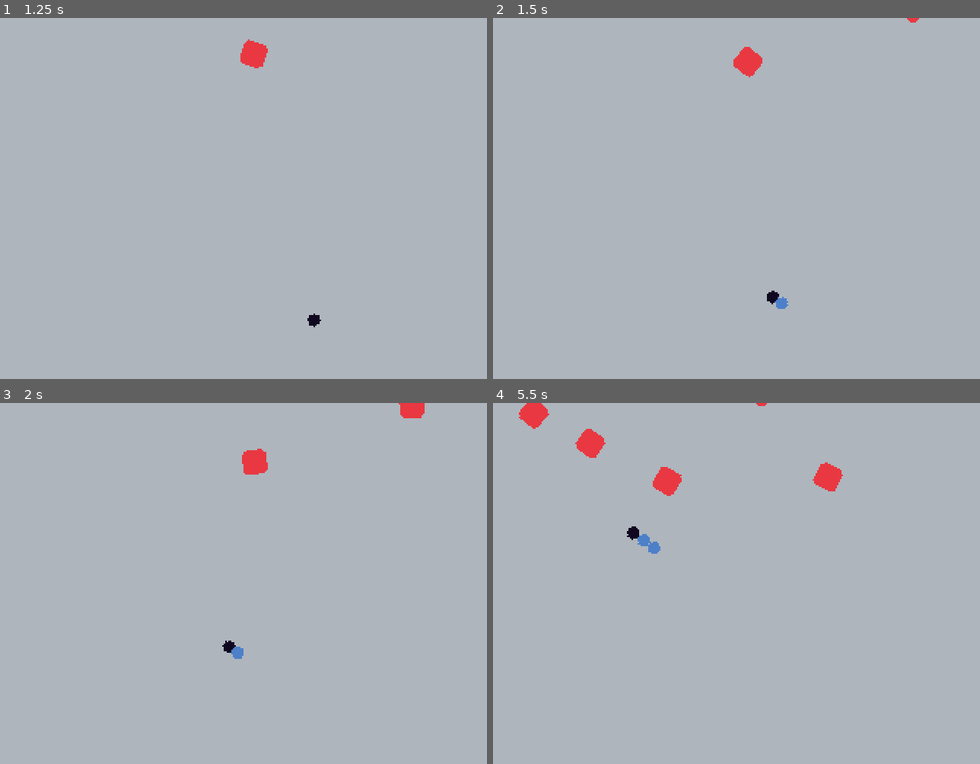
Above: before the commit, frames 1-4 (two rows, left to right).
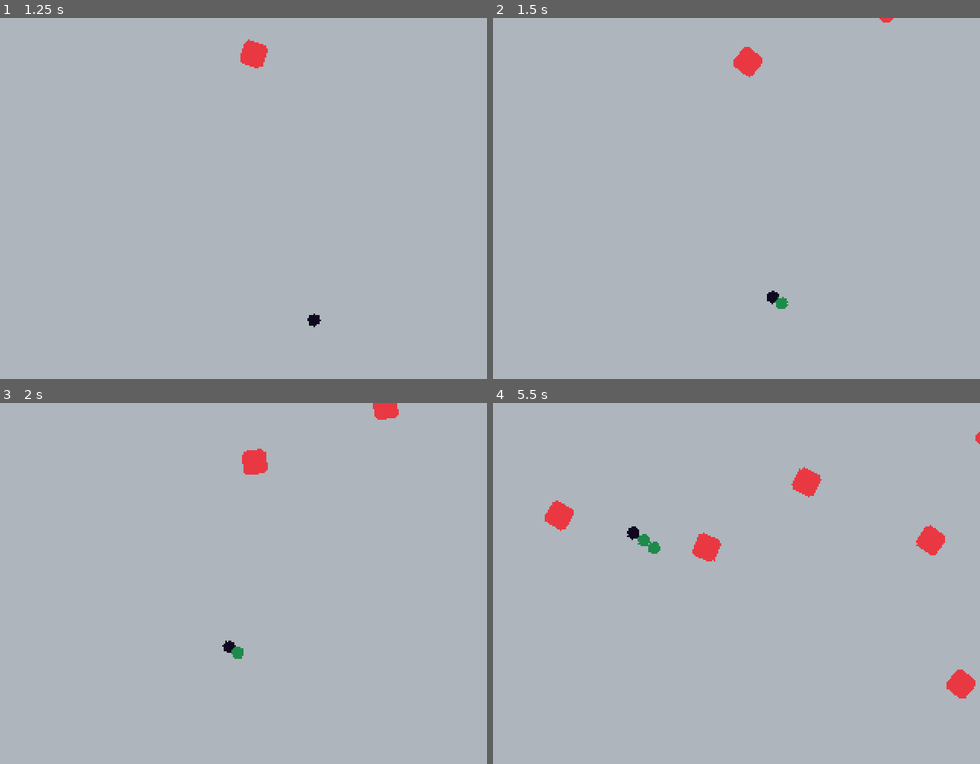
Above: after the commit, the same moments.

Repository: jamesbisraelson/7drl
Game: Godot game, scene res://scenes/game.tscn
Two runs of this game, one before a commit and one after it. Both use one fixed random seed, a clock stepped at 60 frames per second and the inputs below.
Inputs:
- Up to frame 1 (1.25 s): hold D (game_right) from 0.53 s (still down)
- Up to frame 2 (1.5 s): release D (game_right) at 1.28 s; hold Down (ui_down) from 1.28 s (still down)
- Up to frame 3 (2 s): keep holding Down (ui_down)
- Up to frame 4 (5.5 s): release Down (ui_down) at 2.03 s; hold D (game_right) 2.03-3.53 s; hold A (game_left) 3.53-5.03 s; hold Down (ui_down) from 5.03 s (still down)

Frame 1 is identical in both runs. In frame 2, 0.1% of the frame differs, in the area x 57-88%, y 0-81%; in frame 3, 0.5%; in frame 4, 3.0%, in the area x 5-100%, y 0-82%.

Commit message:
added collapse ball

Diff:
--- /dev/null
+++ b/scenes/collapse_ball.tscn
@@ -0,0 +1,10 @@
+[gd_scene load_steps=3 format=3 uid="uid://5f5323ouq0cl"]
+
+[ext_resource type="PackedScene" uid="uid://ctka577a28pc2" path="res://scenes/ball.tscn" id="1_eivue"]
+[ext_resource type="Texture2D" uid="uid://mprwsd0xath8" path="res://assets/green.png" id="2_ueqf3"]
+
+[node name="Ball" instance=ExtResource("1_eivue")]
+type = "collapse"
+
+[node name="Sprite2D" parent="." index="0"]
+texture = ExtResource("2_ueqf3")
--- a/scenes/game.gd
+++ /dev/null
@@ -1,9 +0,0 @@
-extends Node2D
-
-const Enemy = preload('res://scenes/enemy.tscn')
-
-
-func _on_enemy_spawn_timer_timeout() -> void:
-	var enemy = Enemy.instantiate()
-	add_child(enemy)
-	enemy.global_position = Vector2(randf_range(0, 320), -16)
--- a/scenes/game.tscn
+++ b/scenes/game.tscn
@@ -1,6 +1,6 @@
-[gd_scene load_steps=7 format=3 uid="uid://cahrt3lxx0xvm"]
+[gd_scene load_steps=7 format=3 uid="uid://cyafsxtb1ilbp"]
 
-[ext_resource type="Script" path="res://scenes/game.gd" id="1_bpd6t"]
+[ext_resource type="Script" path="res://scripts/game.gd" id="1_g4kau"]
 [ext_resource type="PackedScene" uid="uid://bdcmtgroqhh28" path="res://scenes/player.tscn" id="2_bas0r"]
 [ext_resource type="Texture2D" uid="uid://u6k5glspk5qk" path="res://assets/background.png" id="2_d5cin"]
 [ext_resource type="PackedScene" uid="uid://capomuqd3tlcj" path="res://scenes/enemy.tscn" id="3_fb74o"]
@@ -17,7 +17,7 @@
 
 [node name="Game" type="Node2D"]
 texture_filter = 1
-script = ExtResource("1_bpd6t")
+script = ExtResource("1_g4kau")
 
 [node name="TileMap" type="TileMap" parent="."]
 tile_set = SubResource("TileSet_kon05")
--- a/scripts/ball.gd
+++ b/scripts/ball.gd
@@ -1,21 +1,17 @@
 extends CharacterBody2D
 
 const Bullet = preload('res://scenes/bullet.tscn')
+const COLLAPSE_CHANCE = 0.01
 
 @export var follow_speed: float
-@export_enum('bullet', 'lightning', 'healing') var type: String
+@export_enum('bullet', 'bomb', 'collapse') var type: String
 
 var to_follow: Node2D
 
 
 func _ready():
 	print(type)
-	if type == 'bullet':
-		print('bullet')
-	if type == 'lightning':
-		print('lightning')
-	if type == 'healing':
-		print('healing')
+	add_to_group(type)
 
 
 func _physics_process(delta: float) -> void:
@@ -41,3 +37,10 @@
 			get_parent().add_child(bullet)
 			bullet.global_position = global_position
 			bullet.look_at(closest.global_position)
+
+
+func collapse():
+	if randf() < 0.01:
+		var enemies = get_tree().get_nodes_in_group('enemies')
+		for enemy in enemies:
+			enemy.should_die = true
--- a/scripts/enemy.gd
+++ b/scripts/enemy.gd
@@ -2,6 +2,12 @@
 
 @export var move_speed: float
 @export var rotate_speed: float
+
+var should_die: bool
+
+
+func _ready() -> void:
+	should_die = false
 
 
 func _process(delta: float) -> void:
@@ -11,5 +17,14 @@
 	velocity = direction * move_speed
 	var collision: KinematicCollision2D = move_and_collide(velocity * delta)
 	if collision and collision.get_collider().is_in_group('bullets'):
+		should_die = true
+
+	if should_die:
 		await get_tree().process_frame
 		queue_free()
+
+
+func _exit_tree() -> void:
+	var collapse_balls = get_tree().get_nodes_in_group('collapse')
+	for ball in collapse_balls:
+		ball.collapse()
--- /dev/null
+++ b/scripts/game.gd
@@ -0,0 +1,18 @@
+extends Node2D
+
+const Enemy = preload('res://scenes/enemy.tscn')
+
+
+func _on_enemy_spawn_timer_timeout() -> void:
+	var side = randi_range(0, 3)
+	var enemy = Enemy.instantiate()
+	add_child(enemy)
+
+	if side == 0:
+		enemy.global_position = Vector2(randf_range(0, 320), -16)
+	elif side == 1:
+		enemy.global_position = Vector2(randf_range(0, 320), 320 + 16)
+	elif side == 2:
+		enemy.global_position = Vector2(-16, randf_range(0, 320))
+	elif side == 3:
+		enemy.global_position = Vector2(320 + 16, randf_range(0, 320))
--- a/scripts/player.gd
+++ b/scripts/player.gd
@@ -1,6 +1,7 @@
 extends CharacterBody2D
 
 const BulletBall = preload('res://scenes/bullet_ball.tscn')
+const CollapseBall = preload('res://scenes/collapse_ball.tscn')
 
 @export var move_speed: float
 @export var rotation_speed: float
@@ -22,11 +23,27 @@
 
 func _unhandled_input(event: InputEvent) -> void:
 	if event.is_action_pressed('ui_down'):
-		add_ball()
+		var types = ['bullet', 'collapse']
+		add_ball(types[randi_range(0, len(types)-1)])
 
 
-func add_ball() -> void:
+func add_ball(type: String) -> void:
+	if type == 'collapse':
+		add_collapse_ball()
+	if type == 'bullet':
+		add_bullet_ball()
+
+
+func add_bullet_ball() -> void:
 	var ball = BulletBall.instantiate()
+	balls.append(ball)
+	get_parent().add_child(ball)
+	ball.global_position = global_position
+	update_ball_follow()
+
+
+func add_collapse_ball() -> void:
+	var ball = CollapseBall.instantiate()
 	balls.append(ball)
 	get_parent().add_child(ball)
 	ball.global_position = global_position
